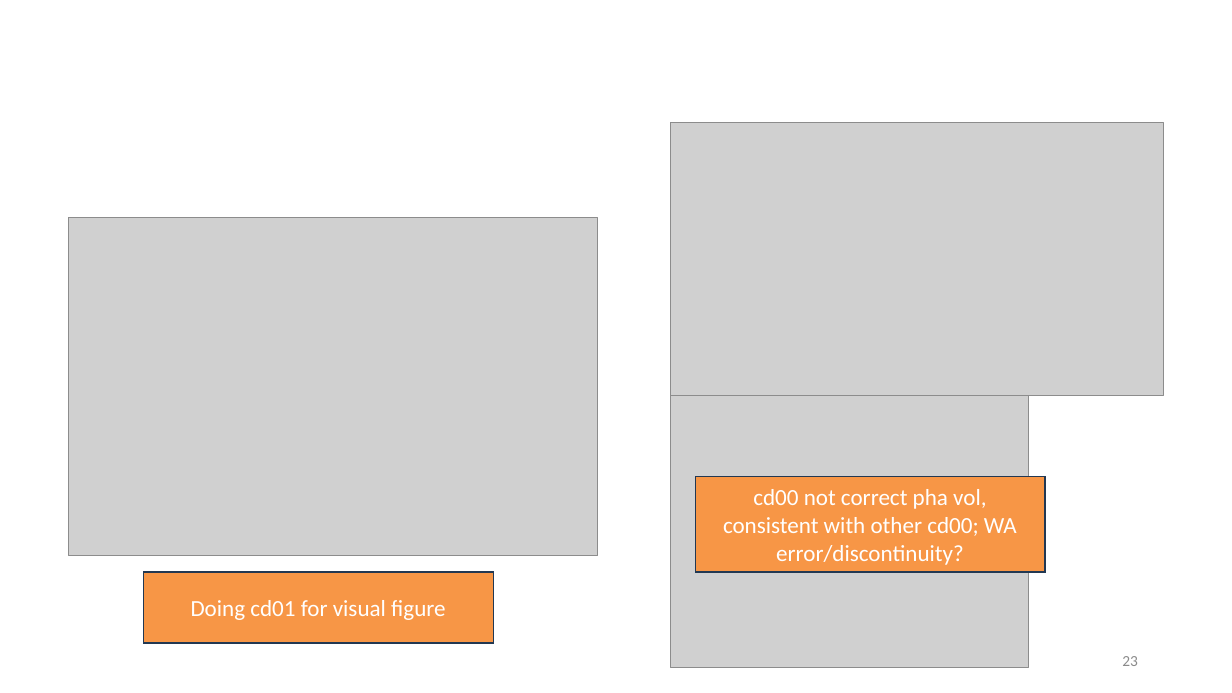
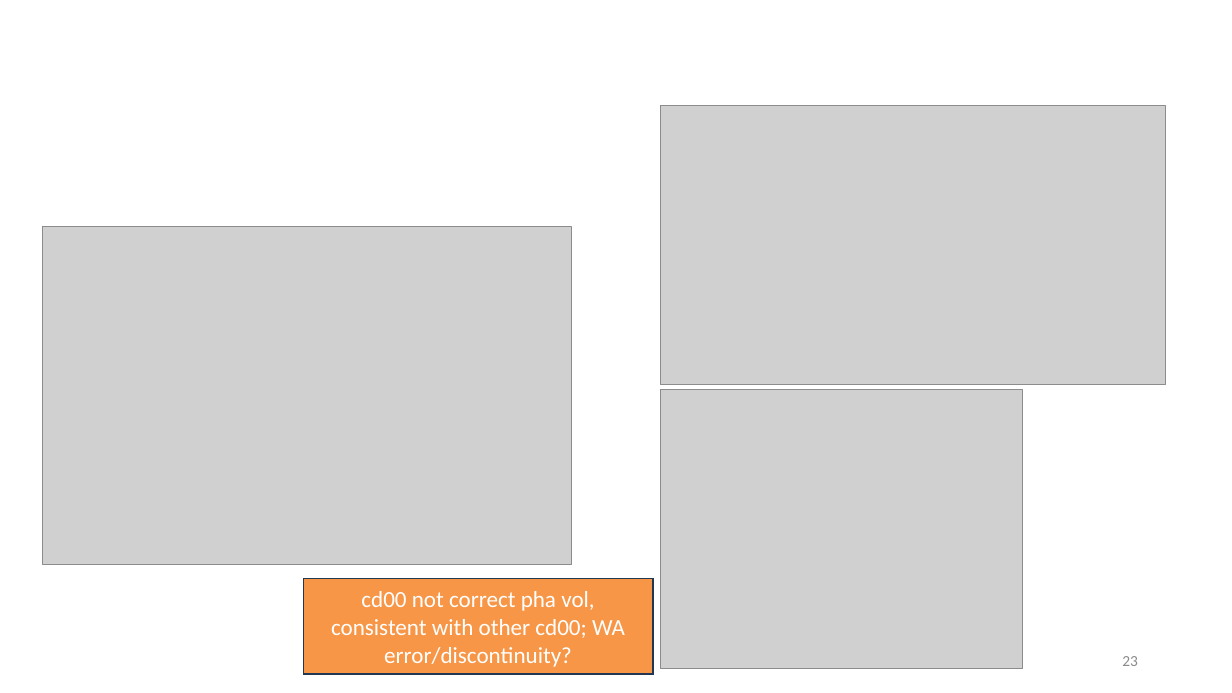
Before and after one commit to tyokokur/presentations, a slide deck: slide 23 of NAF.pptx. Drawn at 1232x693 pixels with LibreOffice and Linux fonts; fonts in the diff are those of the drawing; grey boxes stand for pictures; background and template pictures are left out. Boxes give left, top, right and bottom in pixels: in the first picture for what was removed or moved away, otherwise in the second. Text is boxed around its words. In the diff, an @@ line names an element or a change of style, - is before the commit and + after.

```diff
--- a/NAF.pptx
+++ b/NAF.pptx
@@ picture: place and size @@
-picture at box(671, 123, 1164, 396)
+picture at box(661, 106, 1165, 385)
@@ picture: place and size @@
-picture at box(68, 218, 598, 556)
+picture at box(43, 226, 571, 565)
@@ picture: place and size @@
-picture at box(671, 396, 1030, 668)
+picture at box(661, 390, 1023, 669)
@@ rectangle removed at box(143, 572, 494, 643) @@
-Doing cd01 for visual figure
@@ rectangle "cd00 not correct pha vol, ...": place and size @@
-rectangle "cd00 not correct pha vol, ..." at box(695, 477, 1045, 572)
+rectangle "cd00 not correct pha vol, ..." at box(303, 579, 653, 674)
```
Also in this commit, not shown: 1 other slide changed.
